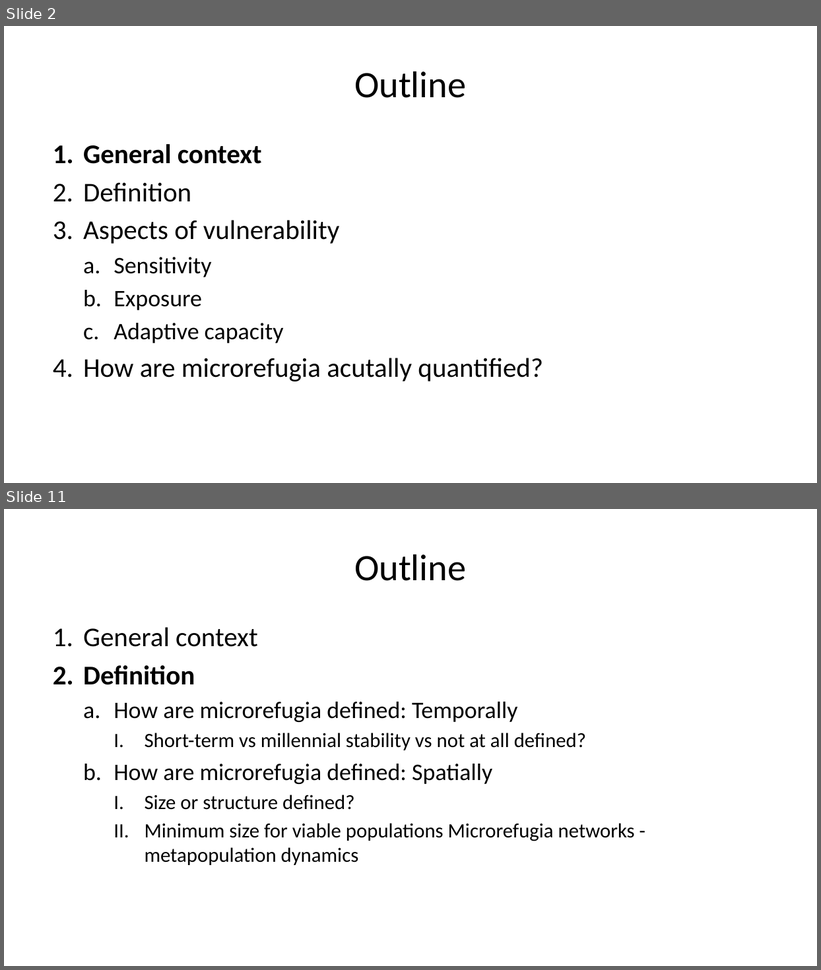
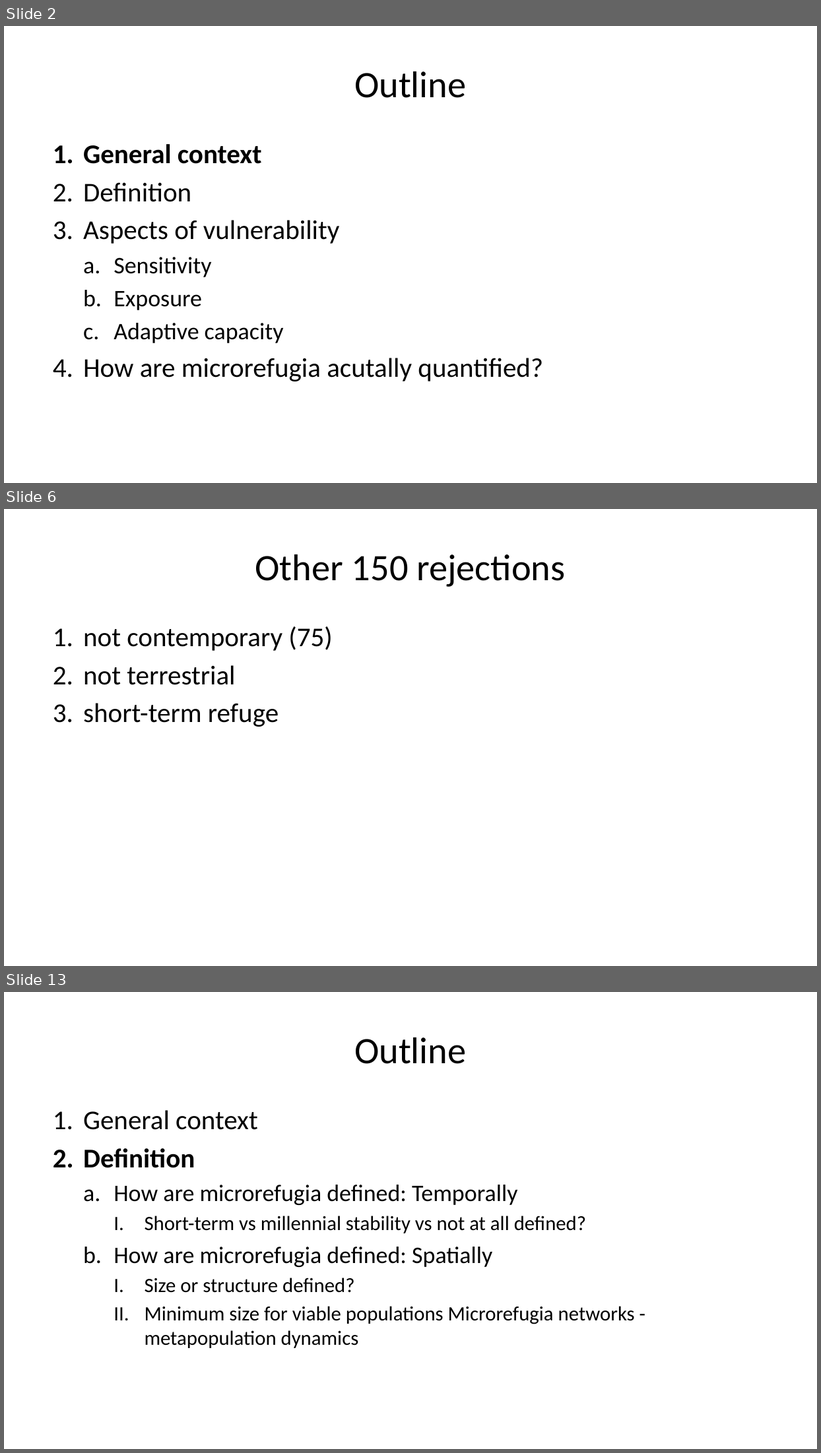
Before and after one commit to admahood/microrefugia_review, a slide deck: microrefugia_review.pptx. Shown one above the other, each under a label of ours: slides 2 and 11 before the commit, slides 2, 6 and 13 after it; the slides between them are not shown. The pictures are 821x970 and 821x1453 pixels, drawn with LibreOffice and Linux fonts; fonts in the diff are those of the drawing. Boxes give left, top, right and bottom in pixels: in the first picture for what was removed or moved away, otherwise in the second. Text is boxed around its words. In the diff, an @@ line names an element or a change of style, - is before the commit and + after.

```diff
--- a/microrefugia_review.pptx
+++ b/microrefugia_review.pptx
@@ slide 6 added at bbox=[4, 509, 817, 966], background #FFFFFF @@
@@ title added at bbox=[255, 554, 565, 587], 33 pt, text #000000 @@
+Other 150 rejections
@@ text added at bbox=[83, 626, 332, 727], 24 pt, text #000000 @@
+1. not contemporary (75)
+2. not terrestrial
+3. short-term refuge
@@ what was slide 11 is now slide 13 @@
```
Also in this commit, not shown: 2 slides changed, 6 other slides added, 1 slide removed, 12 other files.
